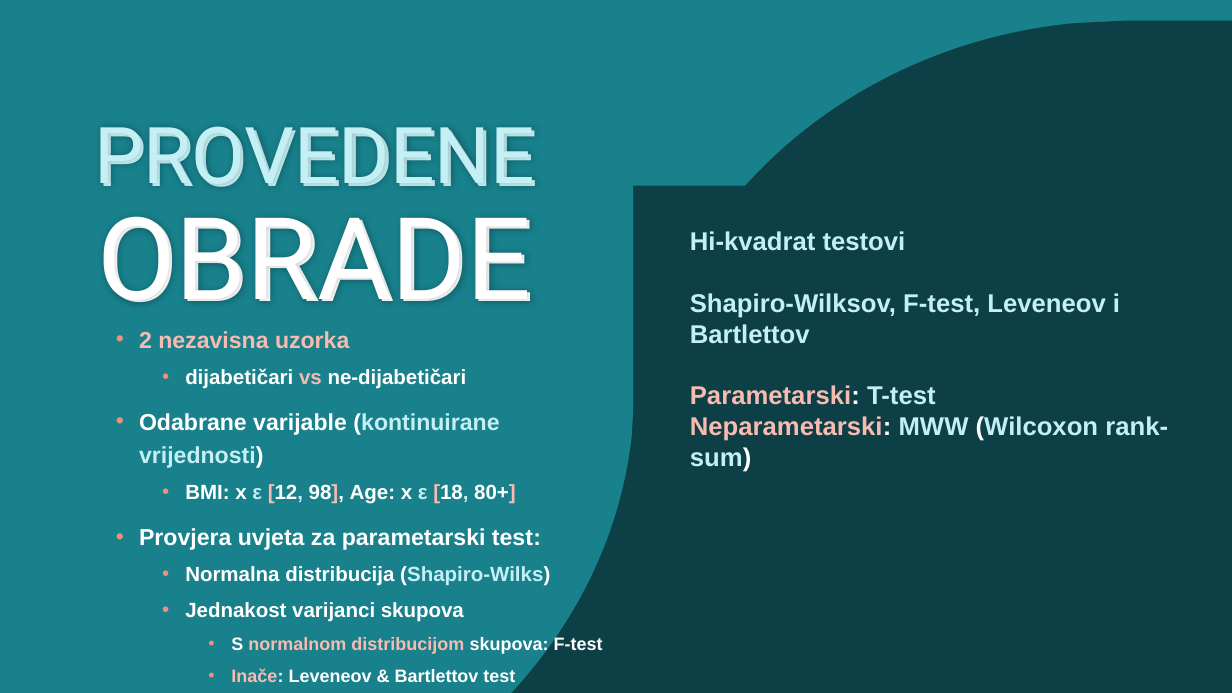
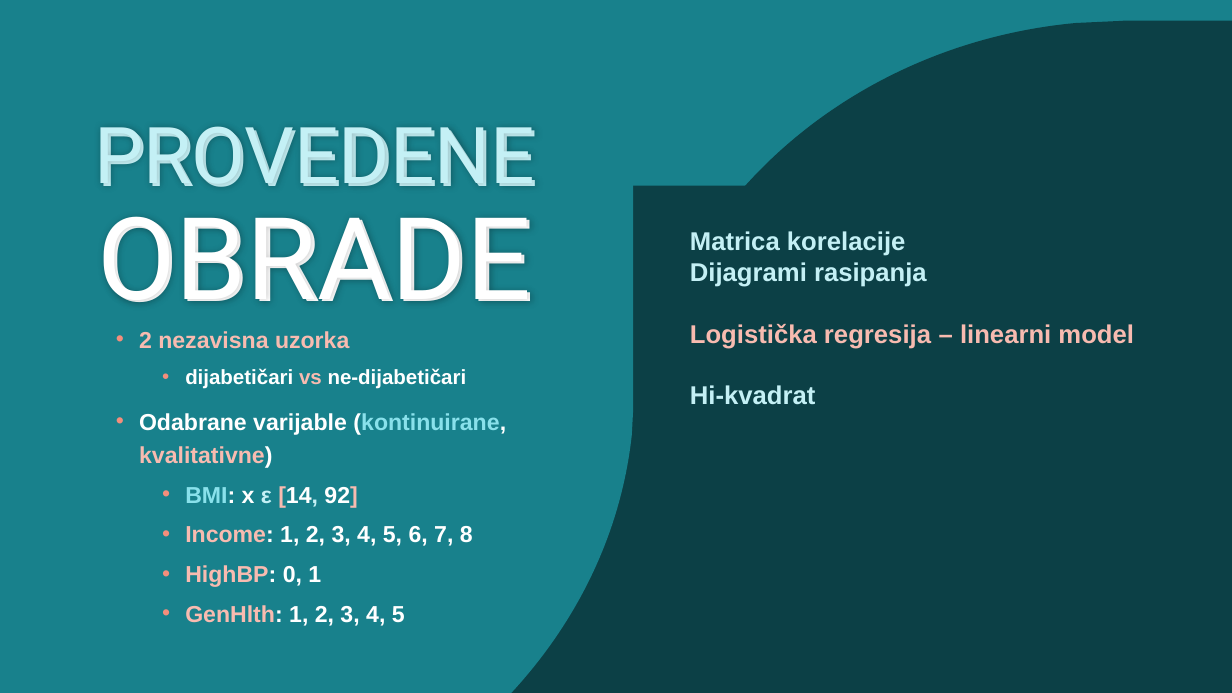
Before and after one commit to jfletcher20/diabetes-health-indicators-analysis, a slide deck: slide 13 of documentation/documentation.pptx. Drawn at 1232x693 pixels with LibreOffice and Linux fonts; fonts in the diff are those of the drawing. Boxes give left, top, right and bottom in pixels: in the first picture for what was removed or moved away, otherwise in the second. Text is boxed around its words. In the diff, an @@ line names an element or a change of style, - is before the commit and + after.

Commit message:
Pre-final presentation.

```diff
--- a/documentation/documentation.pptx
+++ b/documentation/documentation.pptx
@@ text at [690, 231, 1134, 405]: text changed @@
-Hi-kvadrat testovi
-Shapiro-Wilksov, F-test, Leveneov i Bartlettov
-Parametarski: T-test
-Neparametarski: MWW (Wilcoxon rank-sum)
+Matrica korelacije
+Dijagrami rasipanja
+Logistička regresija – linearni model
+Hi-kvadrat
@@ text at [139, 413, 506, 626]: text changed; size 16 to 18 pt @@
-• Odabrane varijable (kontinuirane vrijednosti)
-  • BMI: x ε [12, 98], Age: x ε [18, 80+]
-• Provjera uvjeta za parametarski test:
-  • Normalna distribucija (Shapiro-Wilks)
-  • Jednakost varijanci skupova
-    • S normalnom distribucijom skupova: F-test
-    • Inače: Leveneov & Bartlettov test
+• Odabrane varijable (kontinuirane, kvalitativne)
+  • BMI: x ε [14, 92]
+  • Income: 1, 2, 3, 4, 5, 6, 7, 8
+  • HighBP: 0, 1
+  • GenHlth: 1, 2, 3, 4, 5
```
Also in this commit, not shown: 3 other slides changed, 14 slides added, 18 slides removed.
